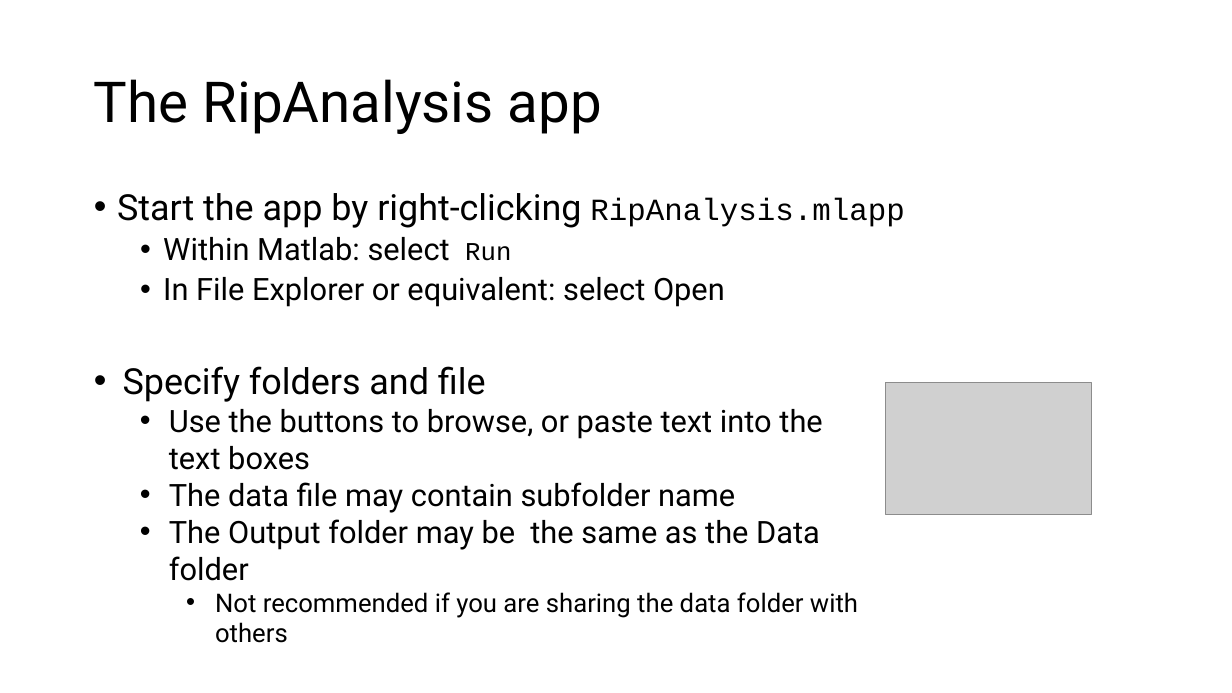
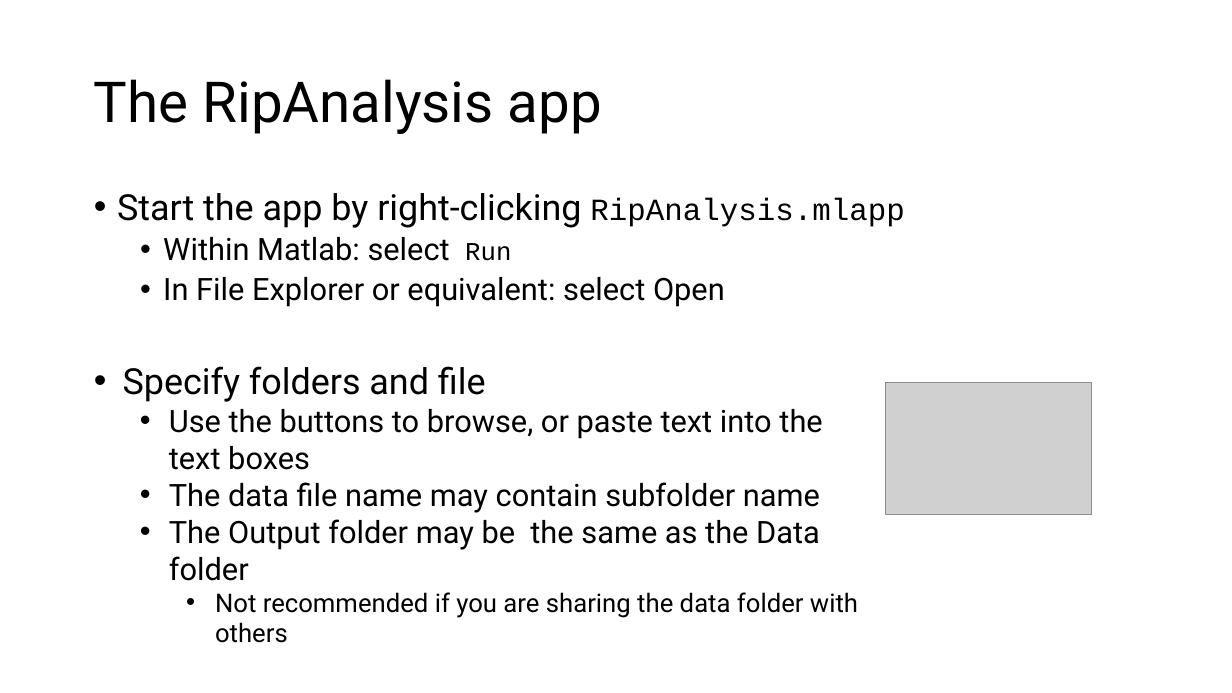
Before and after one commit to are-mj/OpticalTweezers, a slide deck: slide 12 of Summer school 2024/Exercises.pptx (slide 11 before the commit). Drawn at 1232x693 pixels with LibreOffice and Linux fonts; fonts in the diff are those of the drawing; grey boxes stand for pictures. Boxes give left, top, right and bottom in pixels: in the first picture for what was removed or moved away, otherwise in the second. Text is boxed around its words. In the diff, an @@ line names an element or a change of style, - is before the commit and + after.

```diff
--- a/Summer school 2024/Exercises.pptx
+++ b/Summer school 2024/Exercises.pptx
@@ text at box(169, 482, 820, 513): text changed @@
-  • The data file may contain subfolder name
+  • The data file name may contain subfolder name
```
Also in this commit, not shown: 8 other slides changed, 2 slides added, 1 slide removed, 2 other files.
